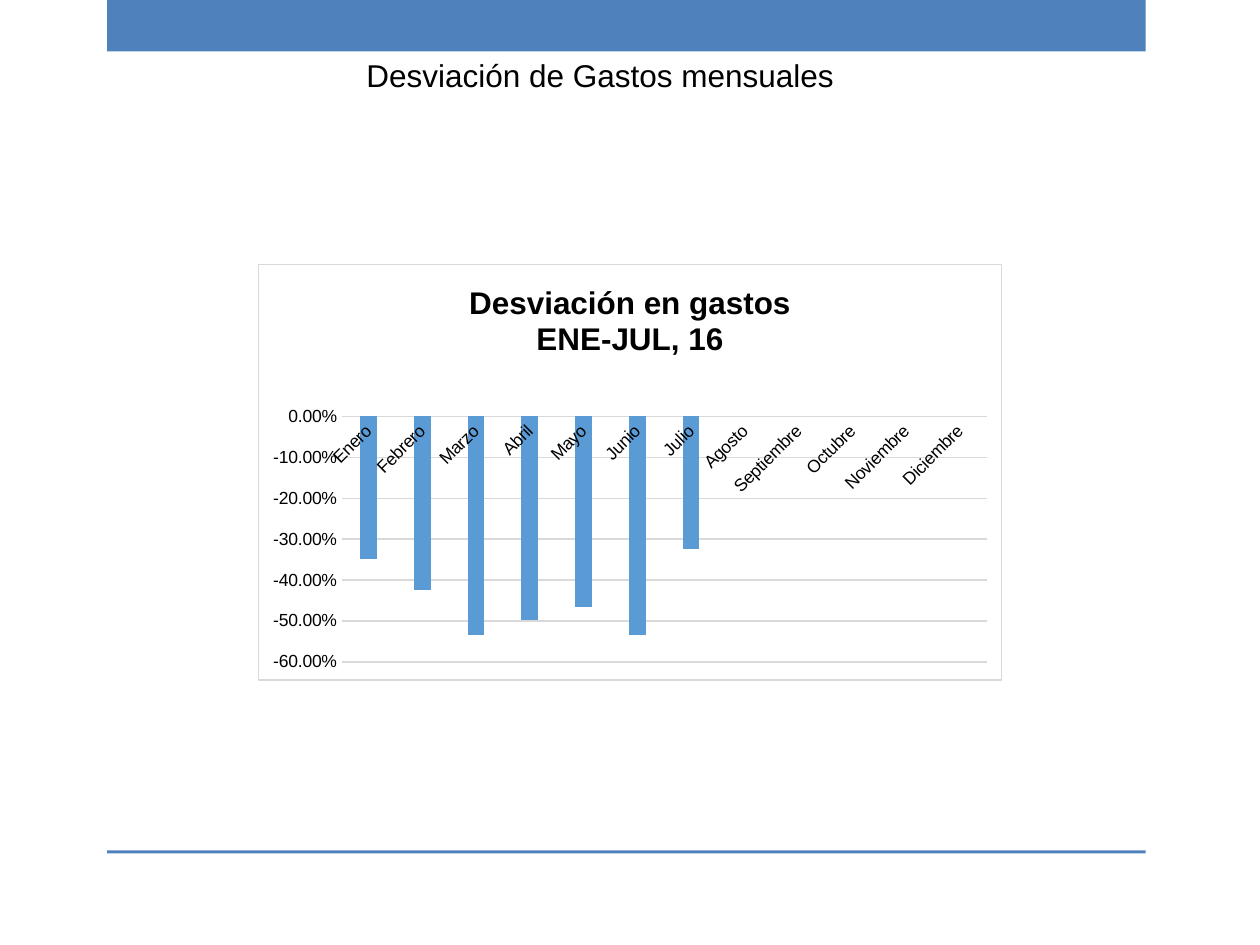
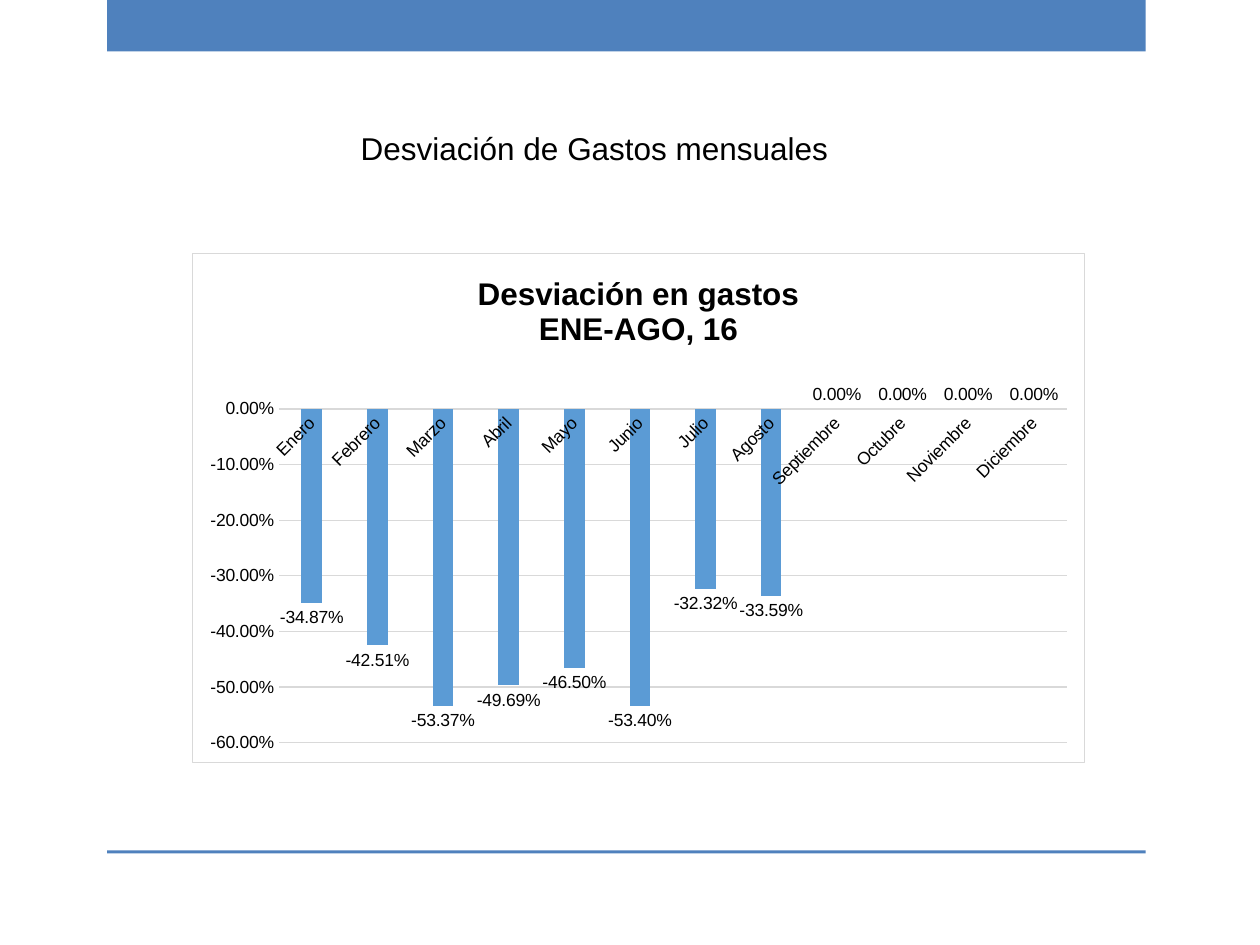
Before and after one commit to ricardo-novelasos/SOSQTP, a slide deck: slide 5 of Proyectos/2016/Métricas y monitoreo/Reporte_monitoreo_2016.pptx. Drawn at 1260x945 pixels with LibreOffice and Linux fonts; fonts in the diff are those of the drawing; background and template pictures are left out. Boxes give left, top, right and bottom in pixels: in the first picture for what was removed or moved away, otherwise in the second. Text is boxed around its words. In the diff, an @@ line names an element or a change of style, - is before the commit and + after.

```diff
--- a/Proyectos/2016/Métricas y monitoreo/Reporte_monitoreo_2016.pptx
+++ b/Proyectos/2016/Métricas y monitoreo/Reporte_monitoreo_2016.pptx
@@ text "Desviación de Gastos mensuales" moved from (x1=366, y1=63, x2=833, y2=88) to (x1=361, y1=136, x2=828, y2=161) @@
@@ column chart at (x1=192, y1=253, x2=1085, y2=764) @@
@@ title "Desviación en gastos ENE-JUL, 16 " to "Desviación en gastos ENE-AGO, 16 " @@
-Series 1: -0.35, -0.43, -0.53, -0.5, -0.47, -0.53, -0.32, 0, 0, 0, 0, 0
+Series 1: -0.3487, -0.4251, -0.5337, -0.4969, -0.465, -0.534, -0.3232, -0.3359, 0, 0, 0, 0
@@ data labels of Series 1 added @@
@@ column chart resized from (x1=258, y1=265, x2=1003, y2=682) to (x1=192, y1=253, x2=1085, y2=764) @@
```
Also in this commit, not shown: 20 other slides changed, 1 other file.
